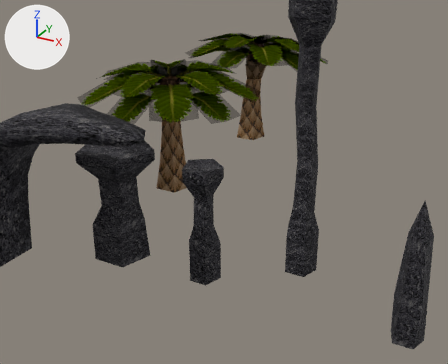
One commit to the Blender file Assets/World/C9L1/raw/C9L1_props.blend: the scene before it, then after it.
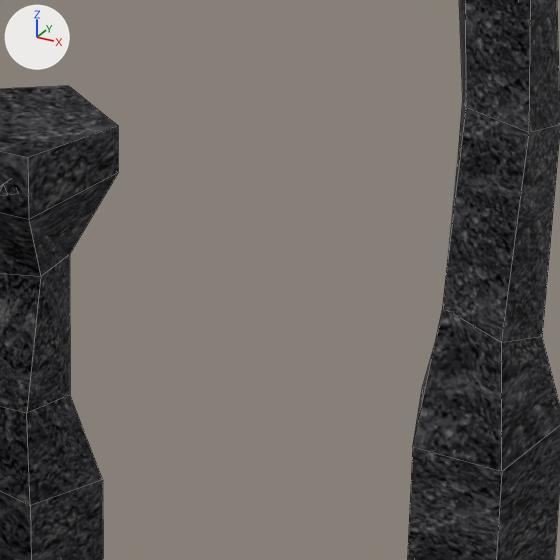
Each version is shown from a 50 mm lens placed at (37.26, -55.45, 29.57), pointed at (7.0, -0.43, 2.06), then close up on the part from 44% to 71% of the width and 39% to 71% of the height. The lights are fixed; the arrows at upper left show +X, +Y and +Z. The close-ups show mesh edges as thin lines.

Names of what the first close-up shows: 'Basalt_Pillar_Small', 'Basalt_Pillar_Tall'.
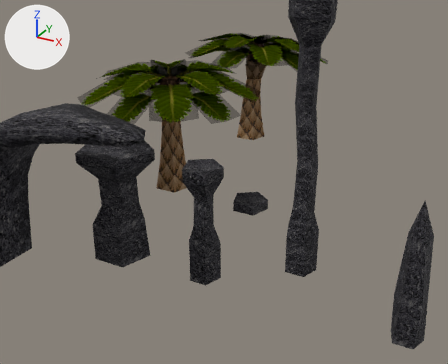
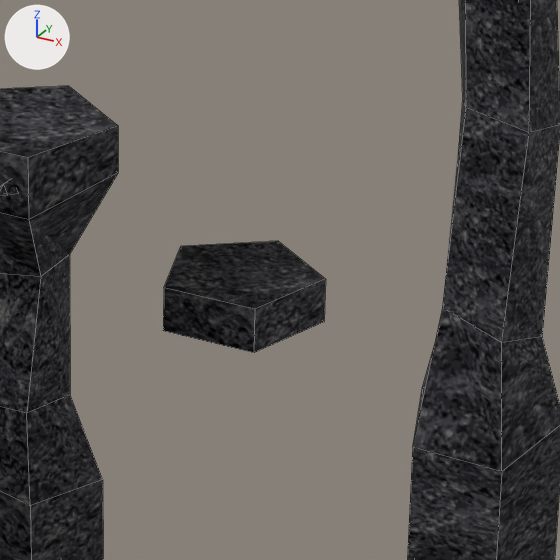
Edits to the bpy script that builds the scene:
```text
Add me_plane_008:
    me_plane_008.from_pydata(...)  # a 5-sided cylinder along z spanning x -1.9..1.9, y -1.62..2.0, z -0.56..0.56
    me_plane_008.materials.append(mat_material)  # picture img_tx_basalt_png
Add ob_basalt_chunk:
    ob_basalt_chunk = bpy.data.objects.new('Basalt_Chunk', me_plane_008)
    ob_basalt_chunk.location = (10.0, 0.0, 0.0)
```

Changed parts and their boxes (x1, y1, x2, y2) in the close-ups (560 x 560 px):
'Basalt_Chunk', added (black)
    after: (163, 241, 326, 353)
